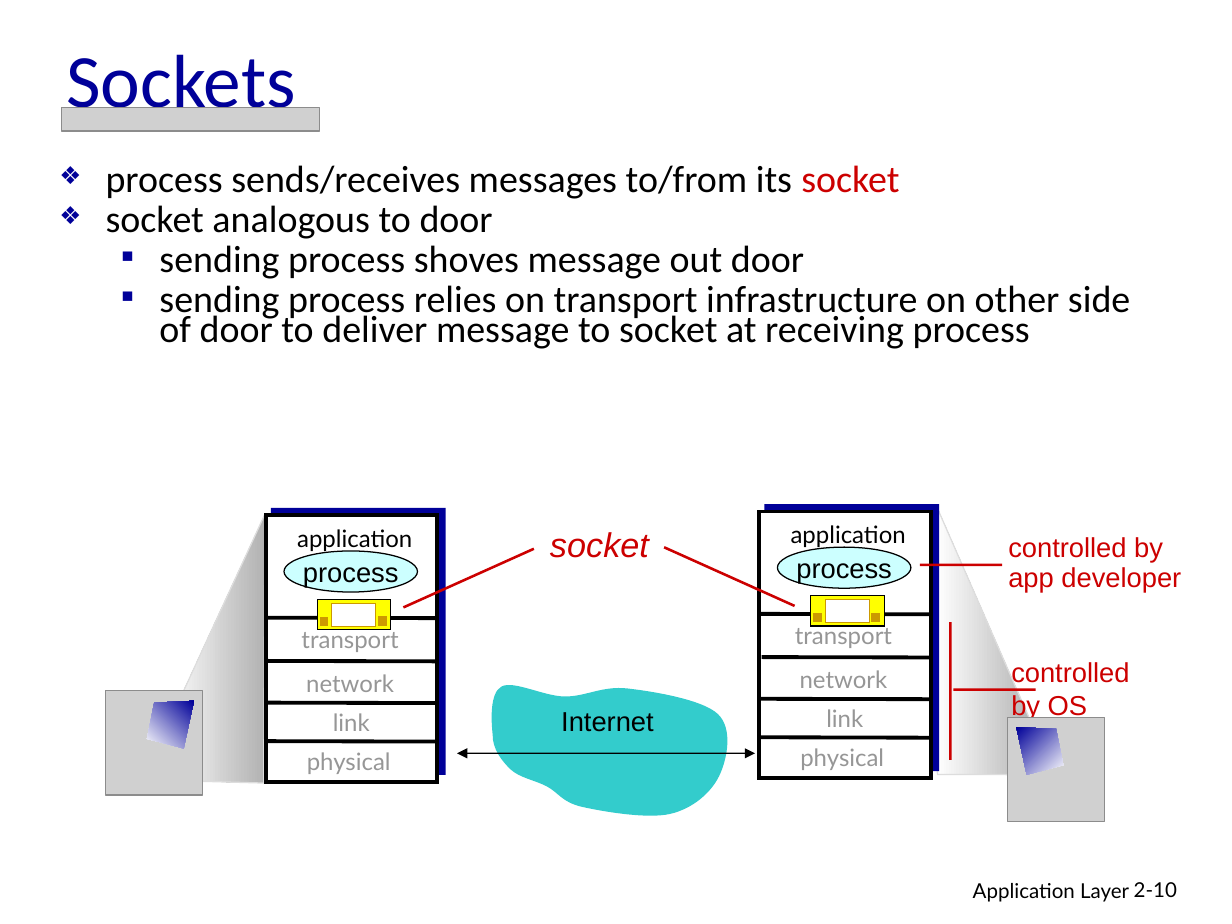
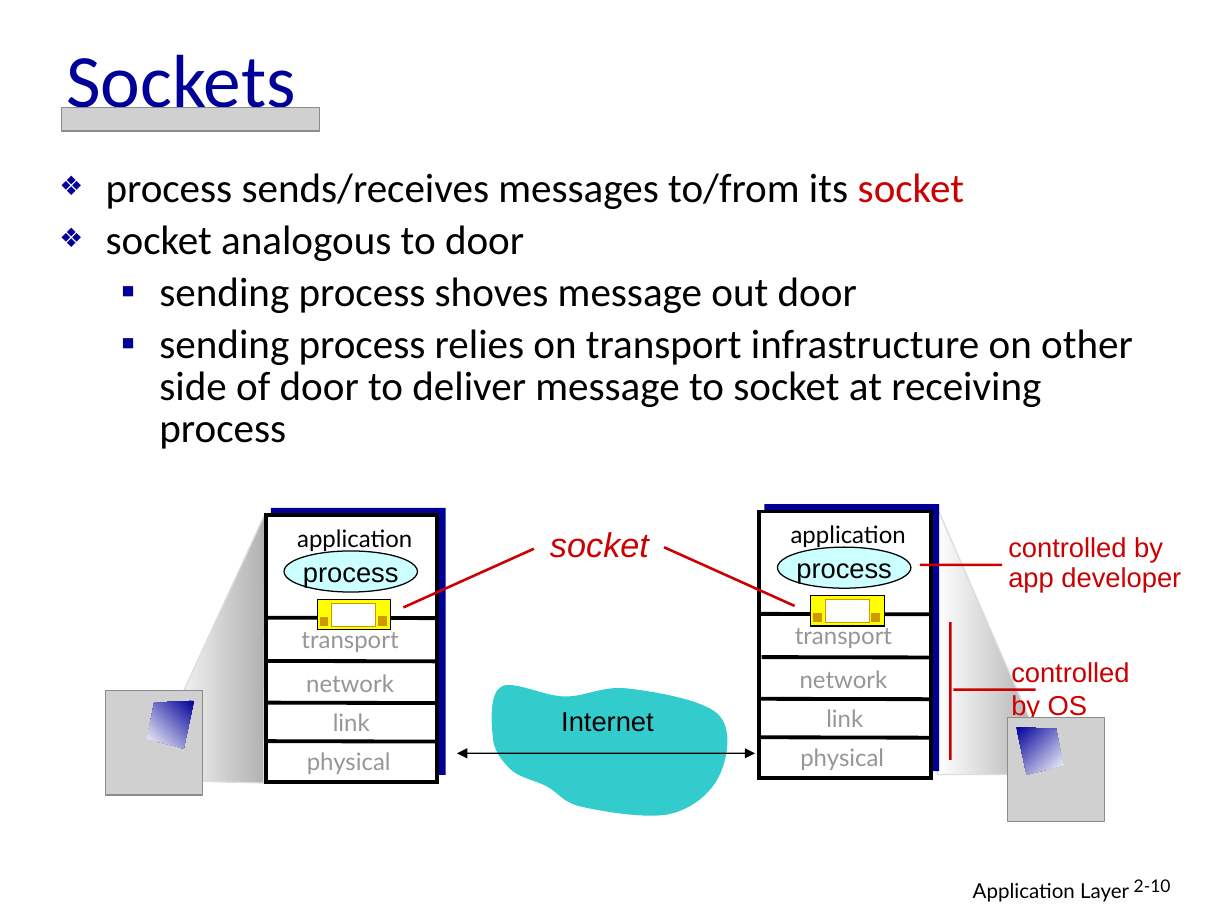
Before and after one commit to JohnNixon6972/5th-Sem-ISE, a slide deck: slide 10 of Computer Network/CHAPTER-2-PPT.ppt. Drawn at 1232x924 pixels with LibreOffice and Linux fonts; fonts in the diff are those of the drawing; grey boxes stand for pictures. Boxes give left, top, right and bottom in pixels: in the first picture for what was removed or moved away, otherwise in the second. Text is boxed around its words. In the diff, an @@ line names an element or a change of style, - is before the commit and + after.

```diff
--- a/Computer Network/CHAPTER-2-PPT.ppt
+++ b/Computer Network/CHAPTER-2-PPT.ppt
@@ text "process sends/receives messages to/from its ..." at bbox=[106, 173, 1133, 449]: size 22.2 to 24 pt; line spacing 0.65 to 0.85 @@
@@ freeform shape at bbox=[936, 505, 1036, 775]: fill gradient #B2B2B2 to #FFFFFF to gradient #FFFFFF to #B2B2B2 @@
@@ freeform shape at bbox=[163, 514, 265, 782]: fill gradient #B2B2B2 to #FFFFFF to gradient #FFFFFF to #B2B2B2 @@
@@ freeform shape at bbox=[147, 701, 193, 749]: fill gradient #FFFFFF to #000099 to gradient #000099 to #FFFFFF @@
@@ freeform shape at bbox=[1016, 727, 1063, 775]: fill gradient #FFFFFF to #000099 to gradient #000099 to #FFFFFF @@
@@ page number at bbox=[1134, 879, 1171, 892]: size 12 to 10.2 pt; line spacing 1 to 0.9 @@
```
Also in this commit, not shown: 86 other slides changed, 2 other files.
